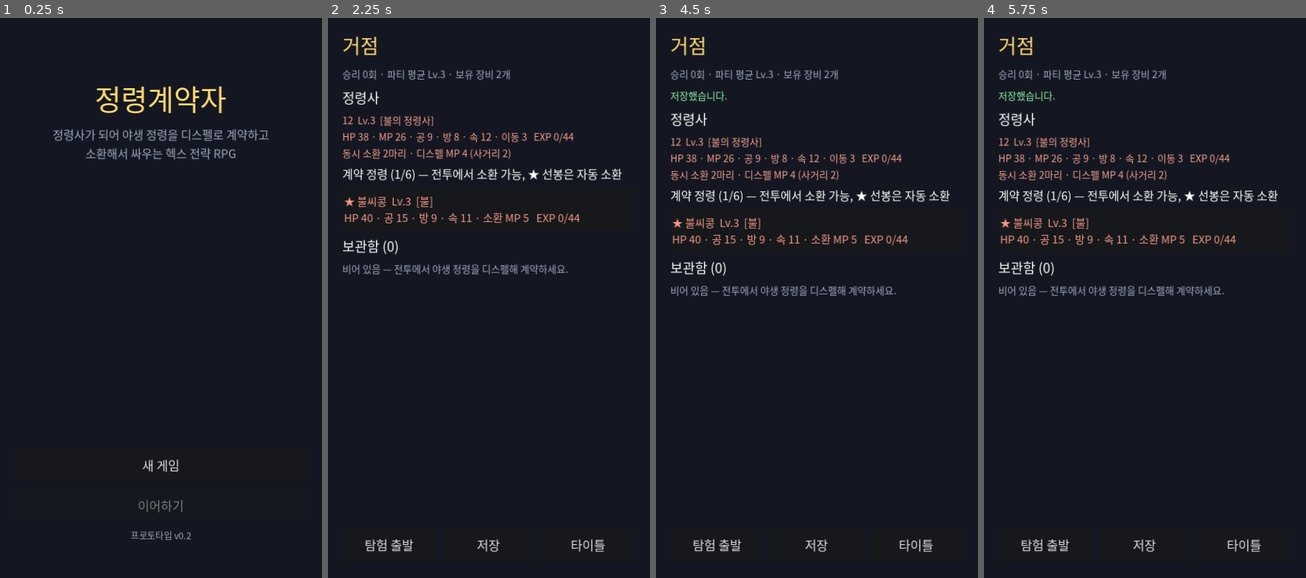
Above: before the commit, frames 1-4 (left to right).
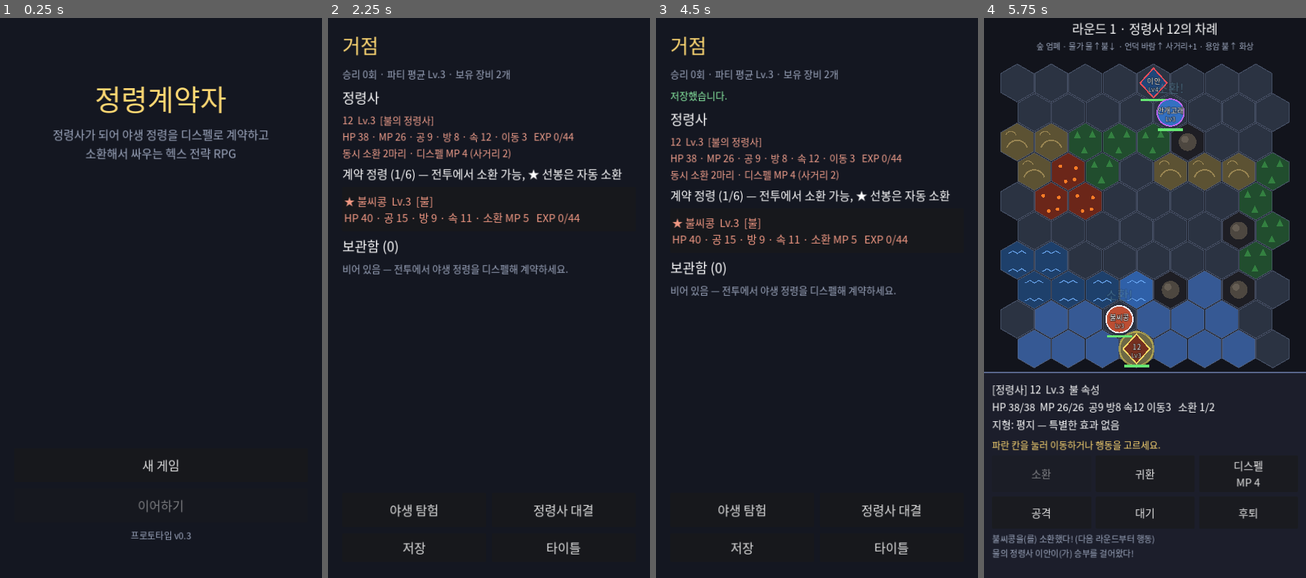
Above: after the commit, the same moments.

Repository: sumsae-claude/spirits
Game: Godot game, scene res://scenes/main_menu.tscn
Same seed, same stepped clock (60 frames per second), same inputs: the game is played once before the commit and once after it.
Inputs (mouse positions are in pixels of both pictures, inside the frame that each line leads up to):
- Up to frame 1 (0.25 s): no input
- Up to frame 2 (2.25 s): click "새 게임" at 0.5 s; click (489, 113) at 1.27 s; type "12" at 1.35 s; click "불의 정령사 (첫 정령: 불씨콩)" at 2 s
- Up to frame 3 (4.5 s): click "탐험 출발" (after the commit: "야생 탐험") at 2.75 s; click "후퇴" at 3.5 s; click "저장" at 4.25 s
- Up to frame 4 (5.75 s): click (1219, 510) at 5 s, where only the run after the commit has a clickable "정령사 대결"

The runs differ from the first frame. In frame 1, less than 0.1% of the frame differs, in the area x 58-60%, y 92-94%; in frame 2, 0.9%; in frame 3, 0.9%; in frame 4, 47%, in the area x 0-100%, y 0-97%.

Commit message:
적 정령사 대결 추가
- 거점에 '야생 탐험' / '정령사 대결' 선택
- 적 정령사: 평균 레벨+1, 계약 정령 2~4마리, 선봉 자동 소환
- 적 정령사 AI: 거리 유지, 상성 유리한 정령을 아군 쪽에 소환, 근접 시 공격
- 적 정령사를 쓰러뜨리면 승리, 남은 정령은 흩어짐
- 적 정령사의 정령도 디스펠로 빼앗기 가능 (성공률 x0.6), 정령사는 디스펠 불가
- 보상: 보너스 경험치와 장비 확정 드랍
- 적 정령사(빨간 테두리 마름모)와 그 정령(보라 테두리) 표시

Co-Authored-By: Claude Opus 5.5 <noreply@anthropic.com>
Claude-Session: https://claude.ai/code/session_01XdcYgdvZfU6AFntceMSXkE

Diff:
--- a/scripts/autoload/game_state.gd
+++ b/scripts/autoload/game_state.gd
@@ -9,6 +9,7 @@
 const STARTERS := {"fire": "emberbean", "water": "dewdrop", "earth": "pebble", "wind": "breezebird"}
 const STARTER_LEVEL := 3
 const DEFAULT_NAME := "리안"
+const RIVAL_NAMES := ["카렌", "도윤", "세라", "모로", "이안", "루카", "하린", "벨"]
 
 var summoner: Summoner = null
 var party: Array = []      # Spirit
@@ -16,6 +17,7 @@
 var inventory: Array = []  # 장착하지 않은 장비 id
 var battles_won: int = 0
 var current_encounter: Array = []  # 다음 전투에 나올 야생 정령 (Spirit)
+var current_rival: Dictionary = {}  # 다음 전투의 적 정령사 {"summoner": Summoner, "party": [Spirit]}
 
 
 func new_game(p_name: String, element: String) -> void:
@@ -182,7 +184,28 @@
 	return enemies
 
 
-func start_battle() -> void:
-	current_encounter = make_encounter()
+## 적 정령사: 평균 레벨 +1, 계약 정령 2~4마리 (첫 정령은 같은 속성 = 선봉)
+func make_rival() -> Dictionary:
+	var avg := average_party_level()
+	var elements: Array = GameData.ELEMENT_NAMES.keys()
+	var el := str(elements.pick_random())
+	var m := Summoner.create_summoner(str(RIVAL_NAMES.pick_random()), el, avg + 1)
+	var pool := GameData.wild_pool()
+	var same: Array = pool.filter(func(sid): return GameData.species[sid]["element"] == el)
+	var spirits := [Spirit.create(str(same.pick_random()), avg)]
+	var count := mini(4, 2 + floori(battles_won / 3.0))
+	for i in count - 1:
+		spirits.append(Spirit.create(str(pool.pick_random()), maxi(1, avg + randi_range(-1, 1))))
+	return {"summoner": m, "party": spirits}
+
+
+## kind: "wild" = 야생 정령 무리, "rival" = 적 정령사와 대결
+func start_battle(kind: String = "wild") -> void:
+	current_encounter = []
+	current_rival = {}
+	if kind == "rival":
+		current_rival = make_rival()
+	else:
+		current_encounter = make_encounter()
 	heal_all()
 	get_tree().change_scene_to_file("res://scenes/battle.tscn")
--- a/scripts/battle/battle.gd
+++ b/scripts/battle/battle.gd
@@ -5,7 +5,8 @@
 ##  - 정령사: (이동) → 소환 / 귀환 / 디스펠 / 공격 / 대기 / 후퇴
 ##  - 정령:   (이동) → 공격 / 스킬 / 귀환 / 대기   ※ 소환된 다음 라운드부터 행동
 ## 라운드마다 속도 순으로 행동한다.
-## 정령사가 쓰러지면 패배, 야생 정령을 모두 쓰러뜨리거나 계약하면 승리.
+## 상대는 야생 정령 무리, 또는 정령을 소환하는 적 정령사.
+## 정령사가 쓰러지면 패배. 적을 모두 쓰러뜨리거나 계약하면, 또는 적 정령사를 쓰러뜨리면 승리.
 
 const COLS := 8
 const ROWS := 10
@@ -17,6 +18,10 @@
 const ENEMY_SPAWN_COLS := [3, 4, 2, 5]
 const SUMMONER_CELL := Vector2i(3, 9)   # 맨 아래 행
 const VANGUARD_CELL := Vector2i(3, 8)   # 정령사 바로 위
+const ENEMY_SUMMONER_CELL := Vector2i(4, 0)  # 맨 위 행
+const ENEMY_VANGUARD_CELL := Vector2i(4, 1)  # 적 정령사 바로 아래
+## 적 정령사가 아군과 유지하려는 거리
+const ENEMY_SUMMONER_KEEP_DISTANCE := 3.0
 ## 소환되지 않은 계약 정령이 받는 경험치 비율
 const BENCH_XP_RATIO := 0.3
 ## [지형 id, 덩어리 개수, 덩어리 크기] — 출발 행(0~1, 8~9)을 피해 2~7행에 배치
@@ -31,6 +36,7 @@
 const COLOR_PLACE := Color(0.55, 0.85, 1.0)
 const COLOR_ACTIVE_CELL := Color(0.9, 0.8, 0.3)
 const COLOR_OUTLINE := Color(0.35, 0.4, 0.5, 0.6)
+const COLOR_OWNED_RING := Color(0.75, 0.4, 0.95)
 
 var grid: HexGrid
 var units: Array = []        # 전장에 있는 BattleUnit (귀환하면 빠진다)
@@ -38,6 +44,8 @@
 var turn_index := -1
 var round_num := 0
 var summoner_unit: BattleUnit = null
+var enemy_summoner_unit: BattleUnit = null  # 정령사 대결일 때만
+var enemy_bench: Array = []                 # 적 정령사가 아직 소환하지 않은 정령
 var active: BattleUnit = null
 var inspected: BattleUnit = null
 var inspected_cell := Vector2i(-1, -1)  # 유닛 없는 칸을 눌렀을 때 지형 정보 표시용
@@ -100,7 +108,7 @@
 		GameState.summoner = Summoner.create_summoner(GameState.DEFAULT_NAME, "fire", 5)
 	if GameState.party.is_empty():
 		GameState.party = [Spirit.create("emberbean", 5), Spirit.create("dewdrop", 4)]
-	if GameState.current_encounter.is_empty():
+	if GameState.current_encounter.is_empty() and GameState.current_rival.is_empty():
 		GameState.current_encounter = GameState.make_encounter()
 
 	_generate_terrain()
@@ -108,11 +116,26 @@
 	summoner_unit.is_summoner = true
 	var bench := _summonable()
 	if not bench.is_empty():
-		_summon(bench[0], VANGUARD_CELL, false)
-	for i in GameState.current_encounter.size():
-		_add_unit(GameState.current_encounter[i], 1, Vector2i(ENEMY_SPAWN_COLS[i], 1))
-	_log("야생 정령 %d마리가 나타났다!" % GameState.current_encounter.size())
+		_summon(bench[0], VANGUARD_CELL, false, 0)
+
+	if not GameState.current_rival.is_empty():
+		_setup_rival(GameState.current_rival)
+	else:
+		for i in GameState.current_encounter.size():
+			_add_unit(GameState.current_encounter[i], 1, Vector2i(ENEMY_SPAWN_COLS[i], 1))
+		_log("야생 정령 %d마리가 나타났다!" % GameState.current_encounter.size())
 	GameState.current_encounter = []
+	GameState.current_rival = {}
+
+
+func _setup_rival(rival: Dictionary) -> void:
+	var m: Summoner = rival["summoner"]
+	enemy_summoner_unit = _add_unit(m, 1, ENEMY_SUMMONER_CELL)
+	enemy_summoner_unit.is_summoner = true
+	enemy_bench = (rival["party"] as Array).duplicate()
+	_log("%s의 정령사 %s이(가) 승부를 걸어왔다!" % [GameData.element_name(m.element()), m.display_name()])
+	if not enemy_bench.is_empty():
+		_summon(enemy_bench[0], ENEMY_VANGUARD_CELL, false, 1)
 
 
 func _generate_terrain() -> void:
@@ -182,17 +205,21 @@
 	return null
 
 
-func _summoned_count() -> int:
+func _summoned_count(team: int = 0) -> int:
 	var n := 0
 	for o in units:
 		var u: BattleUnit = o
-		if u.team == 0 and not u.is_summoner and u.is_active():
+		if u.team == team and not u.is_summoner and u.is_active():
 			n += 1
 	return n
 
 
 func _can_summon_more() -> bool:
 	return _summoned_count() < GameState.summoner.summon_limit() and not _summonable().is_empty()
+
+
+func _summoner_of(team: int) -> BattleUnit:
+	return summoner_unit if team == 0 else enemy_summoner_unit
 
 
 ## 정령사 주변의 빈 칸
@@ -205,14 +232,19 @@
 	return result
 
 
-func _summon(s: Spirit, cell: Vector2i, pay: bool) -> BattleUnit:
+func _summon(s: Spirit, cell: Vector2i, pay: bool, team: int) -> BattleUnit:
+	var m: Summoner = _summoner_of(team).spirit
 	if pay:
-		var m := GameState.summoner
 		m.mp = maxi(0, m.mp - m.summon_cost(s))
-	var u := _add_unit(s, 0, cell)
-	if not participated.has(s):
-		participated.append(s)
-	_log("%s을(를) 소환했다! (다음 라운드부터 행동)" % s.display_name())
+	var u := _add_unit(s, team, cell)
+	if team == 0:
+		if not participated.has(s):
+			participated.append(s)
+		_log("%s을(를) 소환했다! (다음 라운드부터 행동)" % s.display_name())
+	else:
+		u.owned = true
+		enemy_bench.erase(s)
+		_log("적 정령사 %s이(가) %s을(를) 소환했다!" % [m.display_name(), s.display_name()])
 	_effect("소환!", u.draw_pos, COLOR_PLACE)
 	return u
 
@@ -236,7 +268,7 @@
 		if u.is_active():
 			turn_queue.append(u)
 			if round_num > 1:
-				var regen := GameState.summoner.mp_regen() if u.is_summoner else BattleLogic.MP_REGEN_PER_ROUND
+				var regen := (u.spirit as Summoner).mp_regen() if u.is_summoner else BattleLogic.MP_REGEN_PER_ROUND
 				u.spirit.mp = mini(u.spirit.max_mp(), u.spirit.mp + regen)
 	turn_queue.sort_custom(_compare_speed)
 	turn_index = -1
@@ -299,7 +331,10 @@
 		_mark_ui()
 	else:
 		reachable = {}
-		_run_enemy_turn()
+		if active.is_summoner:
+			_run_enemy_summoner_turn()
+		else:
+			_run_enemy_turn()
 
 
 func _end_turn() -> void:
@@ -317,6 +352,9 @@
 		return true
 	if not summoner_unit.is_active():
 		_finish(false)
+		return true
+	if enemy_summoner_unit != null and not enemy_summoner_unit.is_active():
+		_finish(true)
 		return true
 	for o in units:
 		var u: BattleUnit = o
@@ -336,6 +374,11 @@
 			total_xp += BattleLogic.xp_reward(s)
 		for s in captured:
 			total_xp += BattleLogic.xp_reward(s)
+		var beat_rival := enemy_summoner_unit != null and not enemy_summoner_unit.is_active()
+		if beat_rival:
+			var bonus := BattleLogic.xp_reward(enemy_summoner_unit.spirit) * 2
+			total_xp += bonus
+			lines.append("적 정령사 %s을(를) 쓰러뜨렸다! (보너스 경험치 %d)" % [enemy_summoner_unit.spirit.display_name(), bonus])
 		lines.append("획득 경험치 %d (소환하지 않은 정령은 %d%%)" % [total_xp, int(BENCH_XP_RATIO * 100)])
 		lines.append_array(GameState.summoner.gain_xp(total_xp))
 		for o in GameState.party:
@@ -346,7 +389,7 @@
 			var s: Spirit = o
 			var where := GameState.add_captured(s)
 			lines.append("%s 계약 완료 → %s" % [s.display_name(), where])
-		if rng.randf() < 0.4:
+		if beat_rival or rng.randf() < 0.4:
 			var eid := GameData.random_equipment(rng)
 			GameState.inventory.append(eid)
 			lines.append("장비 획득: %s" % GameData.equipment_desc(eid))
@@ -507,7 +550,7 @@
 	phase = "busy"
 	pending = {}
 	place_cells = {}
-	_summon(s, cell, true)
+	_summon(s, cell, true, 0)
 	_mark_ui()
 	await get_tree().create_timer(ACTION_DELAY).timeout
 	_end_turn()
@@ -587,6 +630,8 @@
 		var other: BattleUnit = o
 		if not other.is_active() or other.team == u.team:
 			continue
+		if kind == "dispel" and other.is_summoner:
+			continue  # 정령사는 디스펠할 수 없다
 		var d := grid.distance(from_cell, other.cell)
 		if d >= rmin and d <= rmax:
 			result[other.cell] = other
@@ -638,18 +683,34 @@
 func _knock_out(target: BattleUnit) -> void:
 	target.alive = false
 	_log("%s이(가) 쓰러졌다!" % target.spirit.display_name())
-	if target.team == 1:
+	if target.team != 1:
+		return
+	if not target.is_summoner:
 		defeated.append(target.spirit)
+		return
+	# 적 정령사가 쓰러지면 그 정령들은 계약이 풀려 흩어진다
+	var fled := 0
+	for o in units:
+		var u: BattleUnit = o
+		if u.owned and u.is_active():
+			u.recalled = true
+			_effect("도주", u.draw_pos, COLOR_OWNED_RING)
+			fled += 1
+	if fled > 0:
+		_log("주인을 잃은 정령 %d마리가 흩어졌다." % fled)
 
 
 func _try_dispel(u: BattleUnit, target: BattleUnit) -> void:
-	var chance := BattleLogic.dispel_chance(u.spirit, target.spirit)
+	var chance := BattleLogic.dispel_chance(u.spirit, target.spirit, target.owned)
 	var pct := int(round(chance * 100.0))
 	_log("%s이(가) 디스펠을 시도했다... (성공률 %d%%)" % [u.spirit.display_name(), pct])
 	if rng.randf() < chance:
 		target.captured = true
 		captured.append(target.spirit)
-		_log("디스펠 성공! %s과(와) 계약했다!" % target.spirit.display_name())
+		if target.owned:
+			_log("디스펠 성공! %s을(를) 적 정령사에게서 빼앗아 계약했다!" % target.spirit.display_name())
+		else:
+			_log("디스펠 성공! %s과(와) 계약했다!" % target.spirit.display_name())
 		_effect("계약!", target.draw_pos, Color(0.5, 1.0, 0.7))
 	else:
 		_log("디스펠 실패! %s이(가) 저항했다." % target.spirit.display_name())
@@ -677,6 +738,97 @@
 	if plan.has("action"):
 		await _perform(u, plan["action"], plan["target"])
 	_end_turn()
+
+
+## 적 정령사의 차례: 아군과 거리를 두고 자리를 잡은 뒤, 소환할 수 있으면 소환하고
+## 아니면 옆에 있는 적을 공격한다.
+func _run_enemy_summoner_turn() -> void:
+	phase = "enemy"
+	_mark_ui()
+	await get_tree().create_timer(ENEMY_DELAY).timeout
+	var u := active
+	var m: Summoner = u.spirit
+	var want_summon := not _enemy_summon_choices(m).is_empty()
+
+	var cells := _reachable_for(u)
+	cells[u.cell] = 0
+	var best_cell := u.cell
+	var best_score := -INF
+	for cell in cells:
+		var d := float(_nearest_foe_distance(u, cell))
+		var score := -absf(minf(d, 6.0) - ENEMY_SUMMONER_KEEP_DISTANCE) * 2.0
+		if d <= 1.0:
+			score -= 6.0
+		score += _terrain_score(u, cell) * 0.5
+		score -= int(cells[cell]) * 0.2
+		if want_summon and _free_cells_around(cell).is_empty():
+			score -= 10.0
+		if score > best_score:
+			best_score = score
+			best_cell = cell
+	if best_cell != u.cell:
+		await _animate_move(u, best_cell)
+
+	if want_summon:
+		var place := _enemy_place_cell(u)
+		if place.x >= 0:
+			_summon(_pick_enemy_summon(m), place, true, 1)
+			await get_tree().create_timer(ACTION_DELAY).timeout
+			_end_turn()
+			return
+
+	var t := _targets_for(u, u.cell, {"type": "attack"})
+	if not t.is_empty():
+		var target: BattleUnit = null
+		for tcell in t:
+			var cand: BattleUnit = t[tcell]
+			if target == null or cand.spirit.hp < target.spirit.hp:
+				target = cand
+		await _perform(u, {"type": "attack"}, target)
+	else:
+		_log("적 정령사 %s은(는) 상황을 살피고 있다." % m.display_name())
+	_end_turn()
+
+
+## 적 정령사가 지금 MP로 소환할 수 있는 정령들
+func _enemy_summon_choices(m: Summoner) -> Array:
+	if _summoned_count(1) >= m.summon_limit():
+		return []
+	var result := []
+	for o in enemy_bench:
+		var s: Spirit = o
+		if s.hp > 0 and m.mp >= m.summon_cost(s):
+			result.append(s)
+	return result
+
+
+## 아군 전장 정령들에게 속성이 유리한 정령을 고른다.
+func _pick_enemy_summon(m: Summoner) -> Spirit:
+	var best: Spirit = null
+	var best_score := -INF
+	for o in _enemy_summon_choices(m):
+		var s: Spirit = o
+		var score := float(s.level) * 0.2
+		for p in units:
+			var ally: BattleUnit = p
+			if ally.team == 0 and ally.is_active():
+				score += GameData.element_multiplier(s.element(), ally.spirit.element()) - 1.0
+		if score > best_score:
+			best_score = score
+			best = s
+	return best
+
+
+## 적 정령사 옆 빈 칸 중 아군에 가장 가까운 칸. 없으면 (-1, -1).
+func _enemy_place_cell(u: BattleUnit) -> Vector2i:
+	var best := Vector2i(-1, -1)
+	var best_d := 9999
+	for c in _free_cells_around(u.cell):
+		var d := _nearest_foe_distance(u, c)
+		if d < best_d:
+			best_d = d
+			best = c
+	return best
 
 
 ## 이동 가능한 모든 칸 × 모든 행동 × 모든 대상 중 점수가 가장 높은 조합을 고른다.
@@ -840,12 +992,12 @@
 		draw_colored_polygon(body, el_color.darkened(0.5))
 		var edge := body.duplicate()
 		edge.append(body[0])
-		draw_polyline(edge, Color(1.0, 0.85, 0.4), 3.0)
+		draw_polyline(edge, Color(1.0, 0.85, 0.4) if u.team == 0 else Color(0.95, 0.3, 0.35), 3.0)
 	else:
-		var ring := Color(0.95, 0.95, 1.0) if u.team == 0 else Color(0.9, 0.2, 0.25)
+		var ring := Color(0.95, 0.95, 1.0) if u.team == 0 else (COLOR_OWNED_RING if u.owned else Color(0.9, 0.2, 0.25))
 		draw_circle(p, 30.0, el_color.darkened(0.2))
 		draw_arc(p, 30.0, 0.0, TAU, 40, ring, 3.0)
-		if u.team == 0 and u.joined_round >= round_num:
+		if u.joined_round >= round_num and (u.team == 0 or u.owned):
 			# 이번 라운드에 소환되어 아직 행동하지 못하는 정령
 			draw_arc(p, 34.0, 0.0, TAU, 40, Color(0.55, 0.85, 1.0, 0.5), 2.0)
 	_draw_text(u.spirit.display_name(), p + Vector2(0, 2), 16, Color.WHITE)
@@ -868,7 +1020,7 @@
 func _preview_text(t: BattleUnit) -> String:
 	match str(pending.get("type", "")):
 		"dispel":
-			return "%d%%" % int(round(BattleLogic.dispel_chance(active.spirit, t.spirit) * 100.0))
+			return "%d%%" % int(round(BattleLogic.dispel_chance(active.spirit, t.spirit, t.owned) * 100.0))
 		"skill":
 			var sk: Dictionary = GameData.skills[pending["skill_id"]]
 			return "-%d" % _damage(active, active.cell, t, int(sk["power"]), str(sk["element"]), false)
@@ -958,7 +1110,7 @@
 		c.queue_free()
 
 	if active != null:
-		var who := "정령사" if active.is_summoner else ("아군" if active.team == 0 else "야생")
+		var who := _unit_tag(active)
 		turn_label.text = "라운드 %d · %s %s의 차례" % [round_num, who, active.spirit.display_name()]
 	elif phase == "over":
 		turn_label.text = "전투 종료"
@@ -980,7 +1132,7 @@
 			_add_action("취소", _cancel_targeting)
 			match str(pending.get("type", "")):
 				"dispel":
-					hint_label.text = "계약할 야생 정령을 누르세요. (숫자 = 성공 확률)"
+					hint_label.text = "계약할 정령을 누르세요. (숫자 = 성공 확률, 적 정령사의 정령은 더 어려움)"
 				"recall":
 					hint_label.text = "귀환시킬 정령을 누르세요."
 				_:
@@ -989,7 +1141,7 @@
 			_add_action("취소", _cancel_targeting)
 			hint_label.text = "%s을(를) 소환할 칸을 누르세요." % (pending["spirit"] as Spirit).display_name()
 		"enemy":
-			hint_label.text = "야생 정령이 움직이고 있다..."
+			hint_label.text = "적이 움직이고 있다..."
 		_:
 			hint_label.text = ""
 
@@ -1045,15 +1197,23 @@
 	if u == null:
 		return ""
 	var s := u.spirit
-	var tag := "정령사" if u.is_summoner else ("아군" if u.team == 0 else "야생")
+	var tag := _unit_tag(u)
 	var extra := ""
 	if u.is_summoner:
-		extra = "   소환 %d/%d" % [_summoned_count(), GameState.summoner.summon_limit()]
+		extra = "   소환 %d/%d" % [_summoned_count(u.team), (s as Summoner).summon_limit()]
 	return "[%s] %s  Lv.%d  %s 속성\nHP %d/%d  MP %d/%d  공%d 방%d 속%d 이동%d%s\n%s" % [
 		tag, s.display_name(), s.level, GameData.element_name(s.element()),
 		s.hp, s.max_hp(), s.mp, s.max_mp(),
 		s.stat("atk"), s.stat("def"), s.stat("spd"), s.stat("mov"), extra,
 		_terrain_line(u.cell)]
+
+
+func _unit_tag(u: BattleUnit) -> String:
+	if u.team == 0:
+		return "정령사" if u.is_summoner else "아군"
+	if u.is_summoner:
+		return "적 정령사"
+	return "적 정령" if u.owned else "야생"
 
 
 func _terrain_line(c: Vector2i) -> String:
--- a/scripts/battle/battle_logic.gd
+++ b/scripts/battle/battle_logic.gd
@@ -6,6 +6,8 @@
 const BASIC_ATTACK_RANGE := 1
 ## 디스펠 사거리/MP는 data/summoner.json (정령사 전용)
 const MP_REGEN_PER_ROUND := 2
+## 다른 정령사와 계약된 정령은 디스펠하기 어렵다
+const OWNED_DISPEL_MULT := 0.6
 
 
 ## 피해량 = 공격 × (위력/40) × 20/(20+방어) × 속성배율 × 지형배율 × 난수(0.9~1.1)
@@ -26,12 +28,14 @@
 
 ## 디스펠(계약) 성공 확률.
 ## 대상 체력이 낮을수록, 시전자 레벨이 높을수록, 속성이 유리할수록 높다.
-static func dispel_chance(caster: Spirit, target: Spirit) -> float:
+static func dispel_chance(caster: Spirit, target: Spirit, owned: bool = false) -> float:
 	var hp_ratio := float(target.hp) / float(maxi(1, target.max_hp()))
 	var chance := 0.15 + (1.0 - hp_ratio) * 0.6 + float(caster.level - target.level) * 0.04
 	if GameData.STRONG_AGAINST.get(caster.element(), "") == target.element():
 		chance += 0.1
 	chance *= float(target.species().get("catch", 1.0))
+	if owned:
+		chance *= OWNED_DISPEL_MULT
 	return clampf(chance, 0.05, 0.95)
 
 
--- a/scripts/battle/battle_unit.gd
+++ b/scripts/battle/battle_unit.gd
@@ -10,6 +10,7 @@
 var captured := false
 var recalled := false      # 정령사 곁으로 귀환함 (전장에서 빠짐)
 var is_summoner := false
+var owned := false         # 적 정령사가 소환한 정령 (주인이 있음)
 var joined_round := 0      # 전장에 나온 라운드 (그 라운드에는 행동하지 않음)
 
 
--- a/scripts/ui/hub.gd
+++ b/scripts/ui/hub.gd
@@ -48,10 +48,14 @@
 
 	var row := HBoxContainer.new()
 	row.add_theme_constant_override("separation", 12)
-	row.add_child(UIKit.button("탐험 출발", _on_explore))
-	row.add_child(UIKit.button("저장", _on_save))
-	row.add_child(UIKit.button("타이틀", _on_title))
+	row.add_child(UIKit.button("야생 탐험", _on_explore))
+	row.add_child(UIKit.button("정령사 대결", _on_rival))
 	vb.add_child(row)
+	var row2 := HBoxContainer.new()
+	row2.add_theme_constant_override("separation", 12)
+	row2.add_child(UIKit.button("저장", _on_save, false, 64))
+	row2.add_child(UIKit.button("타이틀", _on_title, false, 64))
+	vb.add_child(row2)
 
 
 func _summoner_card() -> Label:
@@ -82,7 +86,12 @@
 
 func _on_explore() -> void:
 	GameState.save_game()
-	GameState.start_battle()
+	GameState.start_battle("wild")
+
+
+func _on_rival() -> void:
+	GameState.save_game()
+	GameState.start_battle("rival")
 
 
 func _on_save() -> void:
--- a/scripts/ui/main_menu.gd
+++ b/scripts/ui/main_menu.gd
@@ -20,7 +20,7 @@
 		vb.add_child(UIKit.label(_message, 24, Color(1, 0.6, 0.5), true))
 	vb.add_child(UIKit.button("새 게임", _on_new_game))
 	vb.add_child(UIKit.button("이어하기", _on_continue, not GameState.has_save()))
-	vb.add_child(UIKit.label("프로토타입 v0.2", 20, UIKit.MUTED, true))
+	vb.add_child(UIKit.label("프로토타입 v0.3", 20, UIKit.MUTED, true))
 
 
 func _on_new_game() -> void:
